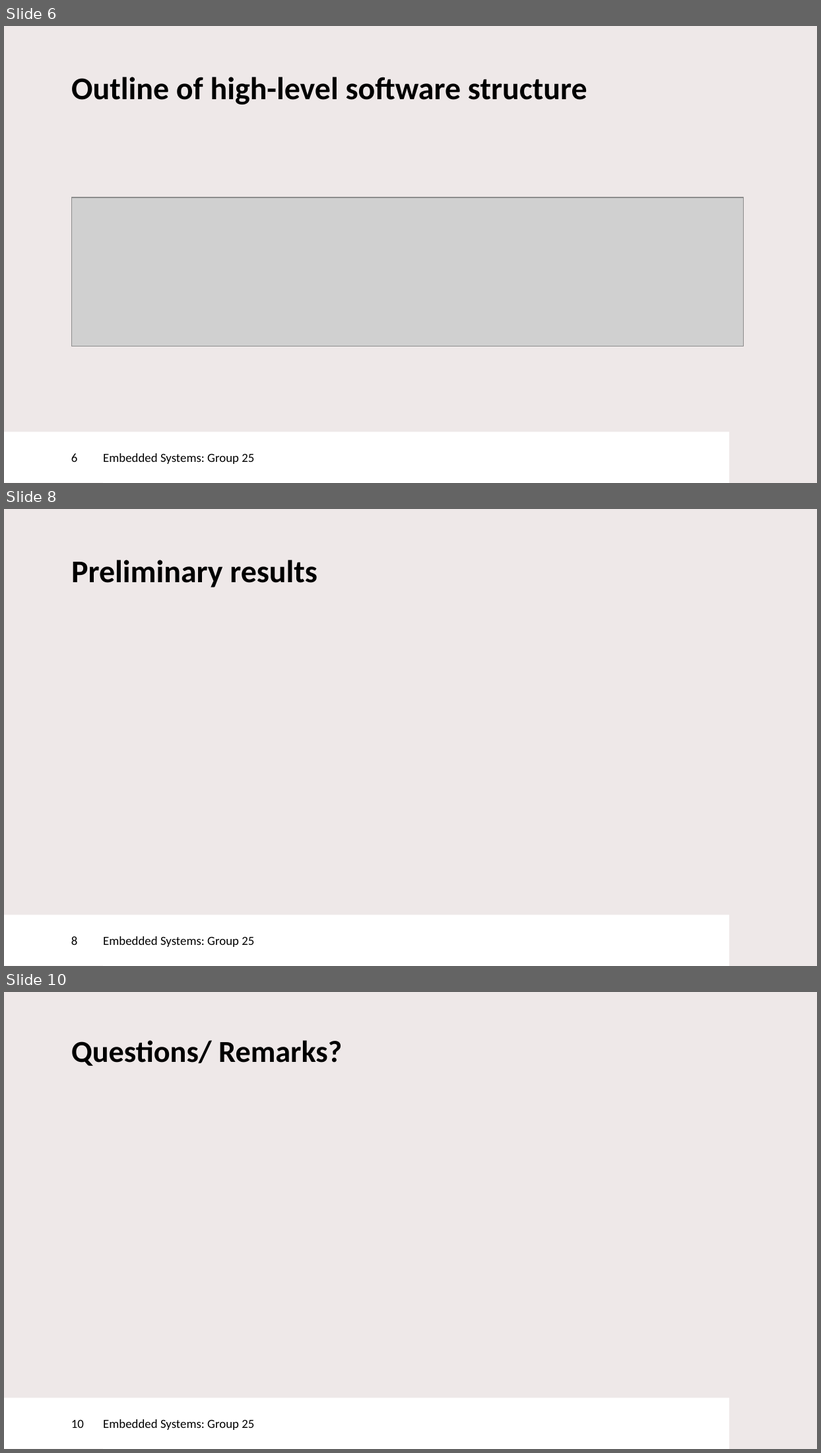
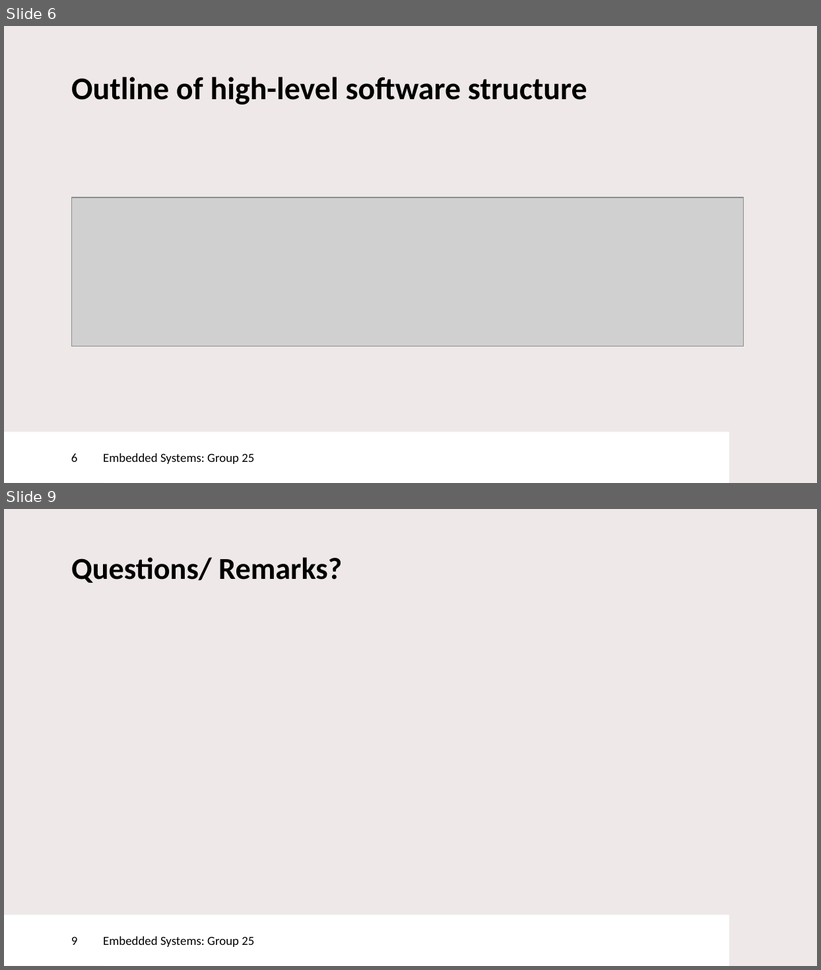
Before and after one commit to ismailelmasry/Embedded_system_group25, a slide deck: Sprint2/week3/interim presentation.pptx. Shown one above the other, each under a label of ours: slides 6, 8 and 10 before the commit, slides 6 and 9 after it; the slides between them are not shown. The pictures are 821x1453 and 821x970 pixels, drawn with LibreOffice and Linux fonts; fonts in the diff are those of the drawing; grey boxes stand for pictures; background and template pictures are left out. Boxes give left, top, right and bottom in pixels: in the first picture for what was removed or moved away, otherwise in the second. Text is boxed around its words. In the diff, an @@ line names an element or a change of style, - is before the commit and + after.

```diff
--- a/Sprint2/week3/interim presentation.pptx
+++ b/Sprint2/week3/interim presentation.pptx
@@ slide 8 removed at [4,509,817,966], background #EEE8E8 @@
@@ title removed at [71,560,318,588] @@
-Preliminary results
@@ page number removed at [4,916,103,966] @@
-8
@@ rectangle removed at [103,916,729,966] @@
-Embedded Systems: Group 25
@@ what was slide 10 is now slide 9 @@
@@ page number at [71,937,78,945]: text changed @@
-10
+9
```
Also in this commit, not shown: 2 slides changed.
